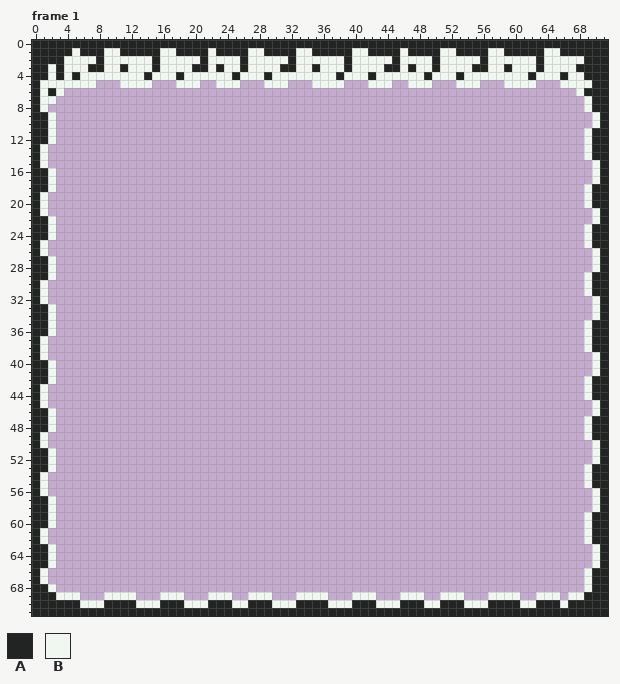
Pixel-art file: raw/graphics/terrain/water_edges.aseprite. The first picture shows the starting point.
72x72 pixels, 4 frames. Shown: frame 1. The commit also changed other frames, which this record leaves out.
Palette (. is transparent): A #222323  B #f0f6f0
New version:
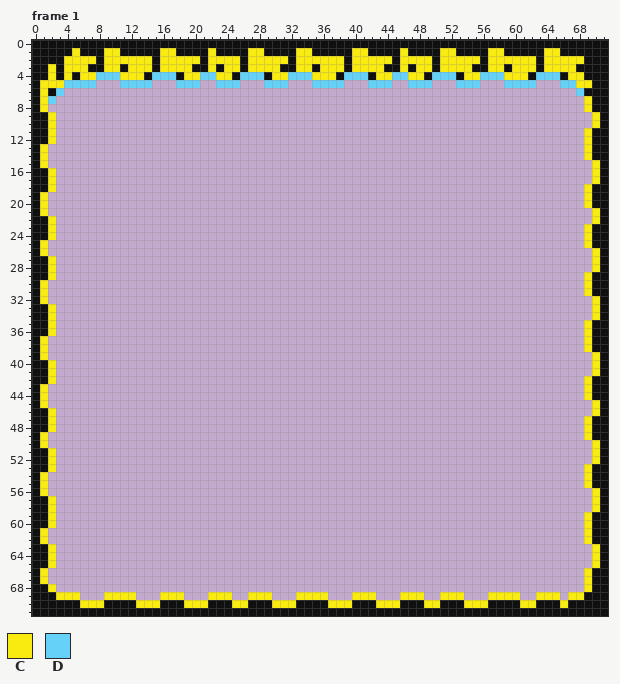
Colours new in this view: C #f9eb0f  D #65d1f8
The exact change:
Colour A changes from #222323 to #101010.
Frame 1, layers "Waves", "Edge":
Colour B becomes colour C in row 1 at x 5, 9 to 10, 16 to 17, 22, 27 to 28, 33 to 34, 40 to 41, 46, 51 to 52, 57 to 58 and 64 to 65; in row 2 at x 4 to 7, 9 to 14, 16 to 20, 22 to 25, 27 to 31, 33 to 38, 40 to 44, 46 to 49, 51 to 55, 57 to 62 and 64 to 68; in row 3 at x 2, 4 to 6, 9 to 10, 12 to 14, 16 to 19, 22, 24 to 25, 27 to 30, 33 to 34, 36 to 38, 40 to 43, 46, 48 to 49, 51 to 54, 57 to 58, 60 to 62 and 64 to 67; in row 4 at x 2, 4, 6 to 7, 11 to 13, 19 to 20, 23 to 24, 30 to 31, 35 to 37, 43 to 44, 47 to 48, 54 to 55, 59 to 61 and 67 to 68; in row 5 at x 1 to 3 and 68 to 69; in row 6 at x 1.
Colour B becomes colour C in rows 7 to 8 at x 1 and 69; in rows 9 to 10 at x 2 and 70; in rows 11 to 12 at x 2 and 69; in rows 13 to 14 at x 1 and 69; in row 15 at x 1 and 70; in rows 16 to 17 at x 2 and 70.
Colour B becomes colour C in row 18 at x 2 and 69; in rows 19 to 20 at x 1 and 69; in row 21 at x 1 and 70; in row 22 at x 2 and 70; in rows 23 to 24 at x 2 and 69; in row 25 at x 1 and 69.
Colour B becomes colour C in row 26 at x 1 and 70; in rows 27 to 28 at x 2 and 70; in row 29 at x 2 and 69; in rows 30 to 31 at x 1 and 69; in row 32 at x 1 and 70; in rows 33 to 34 at x 2 and 70.
Colour B becomes colour C in rows 35 to 36 at x 2 and 69; in rows 37 to 38 at x 1 and 69; in row 39 at x 1 and 70; in rows 40 to 41 at x 2 and 70; in row 42 at x 2 and 69; in rows 43 to 44 at x 1 and 69.
Colour B becomes colour C in row 45 at x 1 and 70; in row 46 at x 2 and 70; in rows 47 to 48 at x 2 and 69; in row 49 at x 1 and 69; in row 50 at x 1 and 70; in rows 51 to 52 at x 2 and 70.
Colour B becomes colour C in row 53 at x 2 and 69; in rows 54 to 55 at x 1 and 69; in row 56 at x 1 and 70; in rows 57 to 58 at x 2 and 70; in rows 59 to 60 at x 2 and 69; in rows 61 to 62 at x 1 and 69.
Colour B becomes colour C in rows 63 to 65 at x 2 and 70; in rows 66 to 67 at x 1 and 69; in row 68 at x 2 and 69; in row 69 at x 3 to 5, 9 to 12, 16 to 18, 22 to 24, 27 to 29, 33 to 36, 40 to 42, 46 to 48, 51 to 53, 57 to 60, 63 to 65 and 67 to 68; in row 70 at x 6 to 8, 13 to 15, 19 to 21, 25 to 26, 30 to 32, 37 to 39, 43 to 45, 49 to 50, 54 to 56, 61 to 62 and 66.
Colour B becomes colour D in row 4 at x 8 to 10, 15 to 17, 21 to 22, 26 to 28, 32 to 34, 39 to 41, 45 to 46, 50 to 52, 56 to 58 and 63 to 65; in row 5 at x 4 to 7, 11 to 14, 18 to 20, 23 to 25, 29 to 31, 35 to 38, 42 to 44, 47 to 49, 53 to 55, 59 to 62 and 66 to 67; in row 6 at x 3 and 68; in row 7 at x 2.
Changed places in both pictures, as pixel boxes (x1, y1, x2, y2):
changed: (32, 40, 608, 616)
